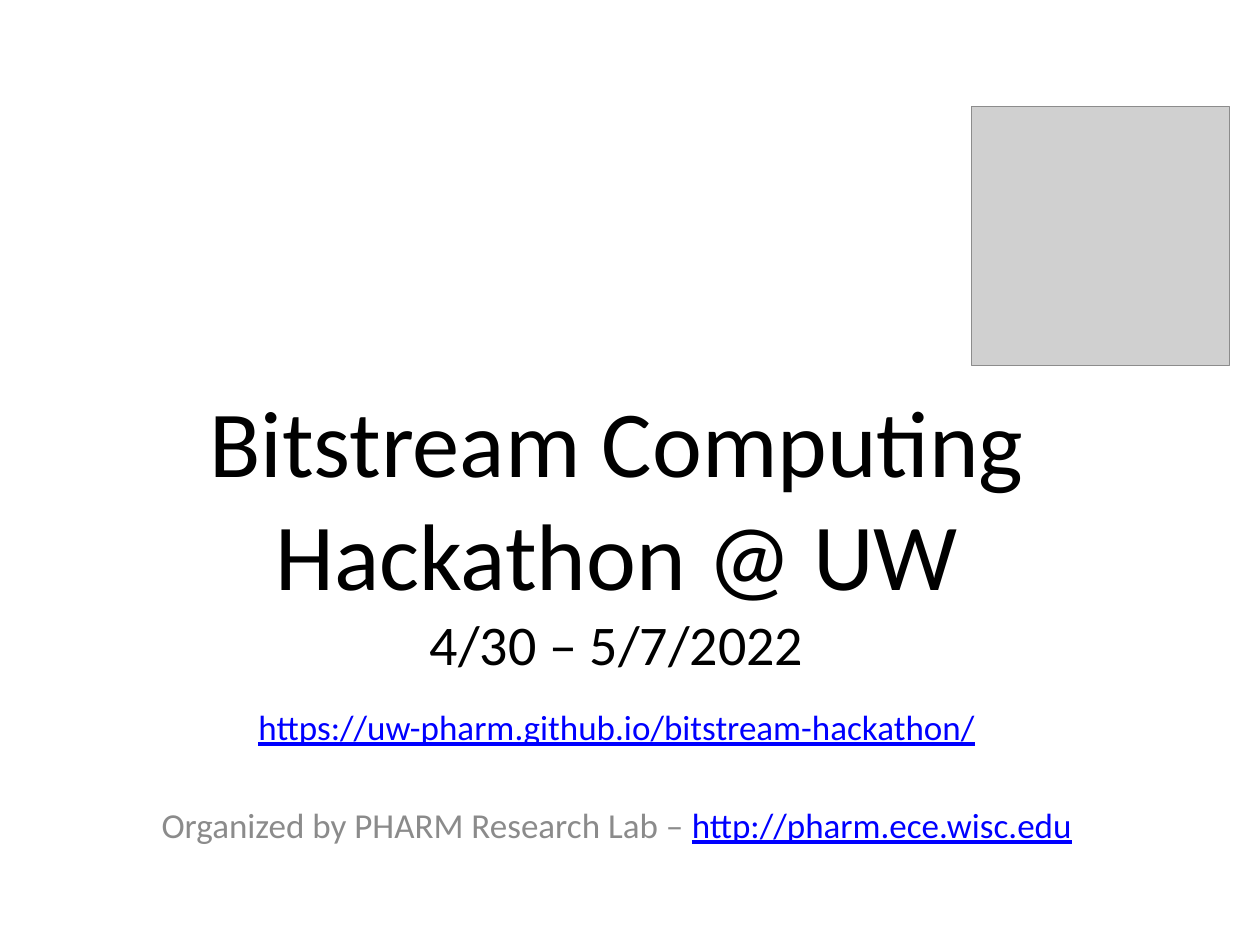
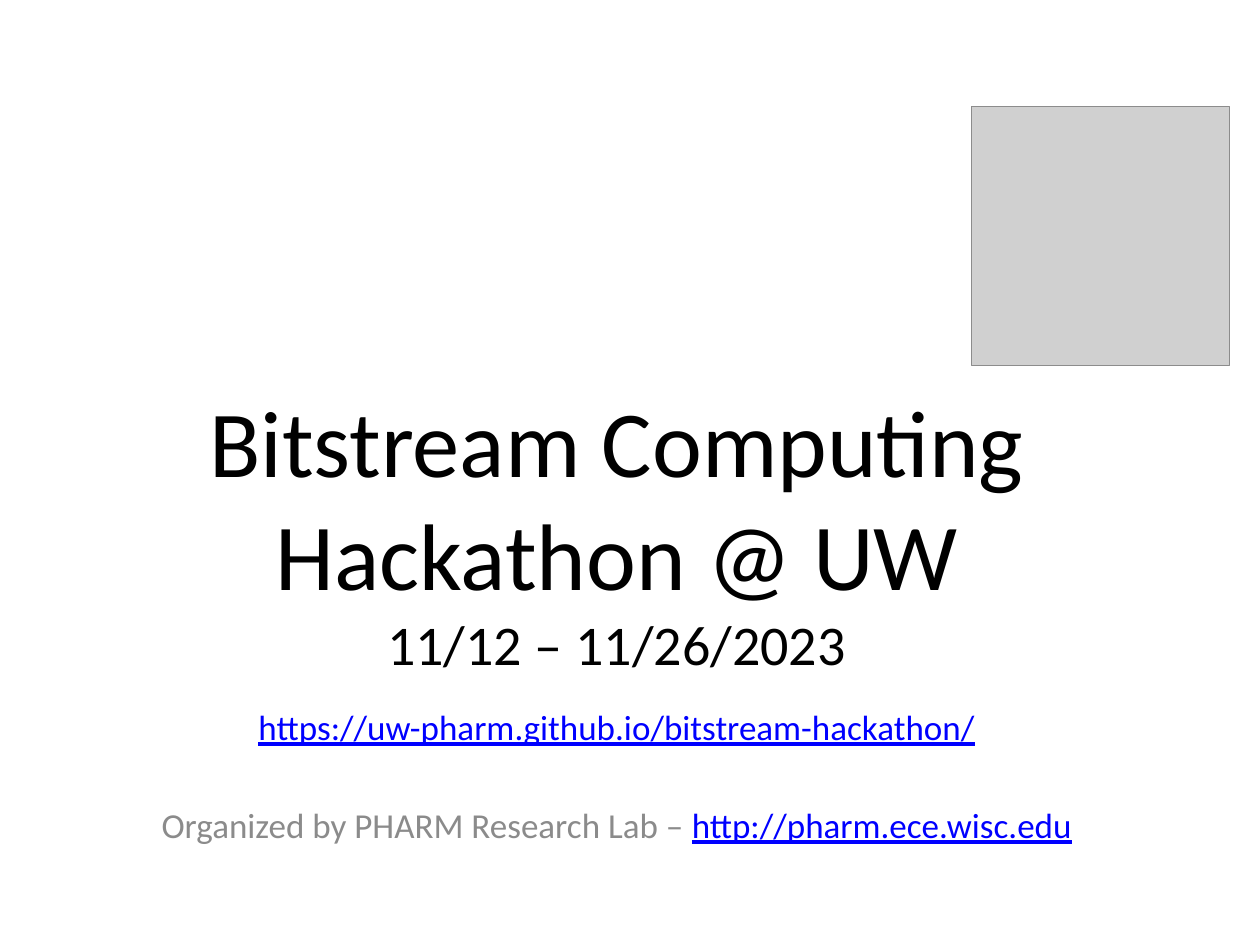
Before and after one commit to UW-PHARM/bitstream-hackathon, a slide deck: slide 1 of _assets/hackathon_introduction.pptx. Drawn at 1260x945 pixels with LibreOffice and Linux fonts; fonts in the diff are those of the drawing; grey boxes stand for pictures; background and template pictures are left out. Boxes give left, top, right and bottom in pixels: in the first picture for what was removed or moved away, otherwise in the second. Text is boxed around its words. In the diff, an @@ line names an element or a change of style, - is before the commit and + after.

```diff
--- a/_assets/hackathon_introduction.pptx
+++ b/_assets/hackathon_introduction.pptx
@@ title at [209,411,1023,668]: text changed @@
-Bitstream Computing Hackathon @ UW
-4/30 – 5/7/2022
+Bitstream Computing Hackathon @ UW
+11/12 – 11/26/2023
```
Also in this commit, not shown: 7 other slides changed, 2 slides added, 1 slide removed.
